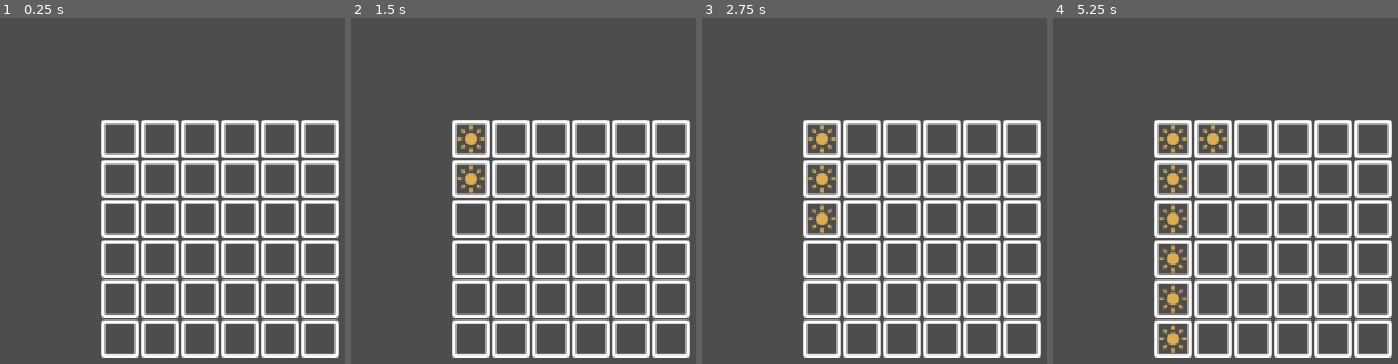
Above: before the commit, frames 1-4 (left to right).
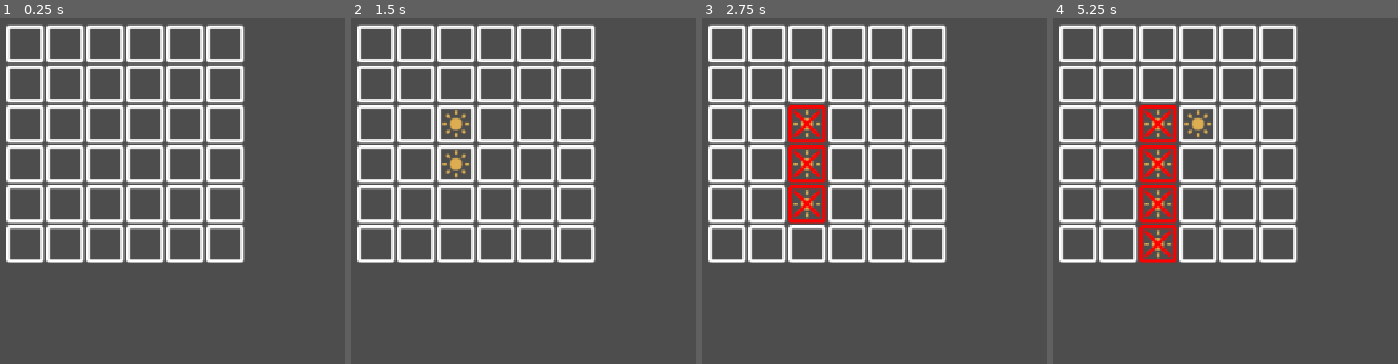
Above: after the commit, the same moments.

Repository: TacticalLaptopBag/godot-tango
Game: Godot game, scene res://test.tscn
The game is run twice, just before and just after one commit, with the same random seed, the same clock (stepped at 60 frames per second) and the same inputs.
Inputs (mouse positions are in pixels of both pictures, inside the frame that each line leads up to):
- Up to frame 1 (0.25 s): no input
- Up to frame 2 (1.5 s): tap Enter at 0.5 s; click (471, 139) at 0.67 s; tap Space at 1.25 s; move the mouse to (471, 180) at 1.27 s; click (471, 180) at 1.42 s
- Up to frame 3 (2.75 s): tap Enter at 2 s; move the mouse to (822, 218) at 2.02 s; click (822, 218) at 2.17 s
- Up to frame 4 (5.25 s): tap Space at 2.75, 4.25 s; move the mouse to (1173, 260) at 2.77 s; click (1173, 260) at 2.92 s; tap Enter at 3.5 s; move the mouse to (1173, 298) at 3.52 s; click (1173, 298) at 3.67 s; move the mouse to (1173, 339) at 4.27 s; click (1173, 339) at 4.42 s; move the mouse to (1211, 139) at 5.02 s; click (1211, 139) at 5.17 s

The runs differ from the first frame. In frame 1, 35% of the frame differs, in the area x 1-99%, y 1-99%; in frame 2, 36%; in frame 3, 36%; in frame 4, 37%.

Commit message:
Store tiles and track validity

Diff:
--- a/src/board.gd
+++ b/src/board.gd
@@ -3,23 +3,94 @@
 
 @export var size := 6
 @export var padding := 12
+@export var tile_scene: PackedScene
 
-@export var tile_scene: PackedScene
+@onready var tiles: Array[Sprite2D] = []
+
+
+enum LineType {
+	COLUMN,
+	ROW,
+}
 
 
 func _ready():
 	create_board()
 
 
-func create_tile(grid_position: Vector2):
-	var tile: Sprite2D = tile_scene.instantiate()
+func get_tile(grid_position: Vector2i) -> Sprite2D:
+	if grid_position.x < 0 or grid_position.y < 0:
+		return null
+
+	var row_start := size * grid_position.y
+	var tile_idx = row_start + grid_position.x
+	if tile_idx >= tiles.size():
+		return null
+
+	return tiles[tile_idx]
+
+
+func create_tile(grid_position: Vector2) -> Sprite2D:
+	var tile: Tile = tile_scene.instantiate()
 	add_child(tile)
-	var size := Vector2(tile.texture.get_width() * tile.scale.x, tile.texture.get_height() * tile.scale.y)
-	var position := grid_position * (size + Vector2(padding, padding))
-	tile.position = position
+	var tile_size := Vector2(tile.texture.get_width() * tile.scale.x, tile.texture.get_height() * tile.scale.y)
+	var position := (grid_position - Vector2(size / 2.0, size / 2.0)) * (tile_size + Vector2(padding, padding))
+	tile.position = position + tile_size / 2.0
+	tile.grid_position = grid_position
+	tile.changed.connect(_on_tile_changed)
+	return tile
 
 
 func create_board():
-	for x in range(size):
-		for y in range(size):
-			create_tile(Vector2(x, y))
+	for y in range(size):
+		for x in range(size):
+			var tile := create_tile(Vector2(x, y))
+			tiles.append(tile)
+
+	for tile in tiles:
+		tile.north = get_tile(tile.grid_position - Vector2(0, 1))
+		tile.south = get_tile(tile.grid_position + Vector2(0, 1))
+		tile.west = get_tile(tile.grid_position - Vector2(1, 0))
+		tile.east = get_tile(tile.grid_position + Vector2(1, 0))
+
+
+func _find_invalid_lines(line_type: LineType) -> Array[Tile]:
+	var direction := Tile.Direction.SOUTH if line_type == LineType.COLUMN else Tile.Direction.EAST
+	var start_mask := Vector2i(1, 0) if line_type == LineType.COLUMN else Vector2i(0, 1)
+
+	var problem_tiles: Array[Tile] = []
+	for i in range(size):
+		var current_tile = get_tile(i * start_mask)
+		var moon_count := 0
+		var sun_count := 0
+		var line_tiles: Array[Tile] = []
+		while current_tile != null and current_tile.current_type != Tile.TileType.Empty:
+			if current_tile.current_type == Tile.TileType.Sun:
+				sun_count += 1
+			else:
+				moon_count += 1
+			line_tiles.append(current_tile)
+			current_tile = current_tile.get_neighbor(direction)
+
+		if line_tiles.size() == size && moon_count != sun_count:
+			problem_tiles.append_array(line_tiles)
+
+	return problem_tiles
+
+
+func _invalid_check():
+	var problem_tiles: Array[Tile] = []
+	for tile in tiles:
+		tile.invalid = false
+		problem_tiles.append_array(tile.has_three_in_a_row())
+
+	problem_tiles.append_array(_find_invalid_lines(LineType.COLUMN))
+	problem_tiles.append_array(_find_invalid_lines(LineType.ROW))
+
+	for problem_tile in problem_tiles:
+		problem_tile.invalid = true
+
+
+func _on_tile_changed(tile: Tile):
+	print("Tile changed: "+str(tile.grid_position)+": "+str(tile.current_type))
+	_invalid_check()
--- a/src/tile.gd
+++ b/src/tile.gd
@@ -8,17 +8,48 @@
 	Moon,
 }
 
+enum Direction {
+	NORTH,
+	EAST,
+	SOUTH,
+	WEST,
+}
+
 
 @onready var sun: Sprite2D = $Sun
 @onready var moon: Sprite2D = $Moon
+@onready var invalid_sprite: Sprite2D = $Invalid
+@onready var click_detector: Area2D = $ClickDetector
 
-var north: Tile = null
-var east: Tile = null
-var south: Tile = null
-var west: Tile = null
+@export var north: Tile = null
+@export var east: Tile = null
+@export var south: Tile = null
+@export var west: Tile = null
 
 var current_type := TileType.Empty
 var locked := false
+var invalid := false:
+	set(value):
+		invalid = value
+		self_modulate = Color.RED if invalid else Color.WHITE
+		invalid_sprite.visible = invalid
+
+var grid_position := Vector2(-1, -1)
+
+signal changed(tile: Tile)
+
+
+func get_neighbor(direction: Direction) -> Tile:
+	match direction:
+		Direction.NORTH:
+			return north
+		Direction.EAST:
+			return east
+		Direction.SOUTH:
+			return south
+		Direction.WEST:
+			return west
+	return null
 
 
 func _on_click_detector_input_event(viewport: Node, event: InputEvent, shape_idx: int) -> void:
@@ -63,3 +94,22 @@
 	current_type = tile_type
 	sun.visible = current_type == TileType.Sun
 	moon.visible = current_type == TileType.Moon
+	changed.emit(self)
+
+
+func has_three_in_a_row() -> Array[Tile]:
+	if current_type == TileType.Empty:
+		return []
+
+	var problem_tiles: Array[Tile] = []
+	# Check vertical
+	if north != null and south != null:
+		if north.current_type == south.current_type && north.current_type == current_type:
+			problem_tiles.append_array([north, self, south])
+
+	# Check horizontal
+	if east != null and west != null:
+		if east.current_type == west.current_type && east.current_type == current_type:
+			problem_tiles.append_array([east, self, west])
+
+	return problem_tiles
